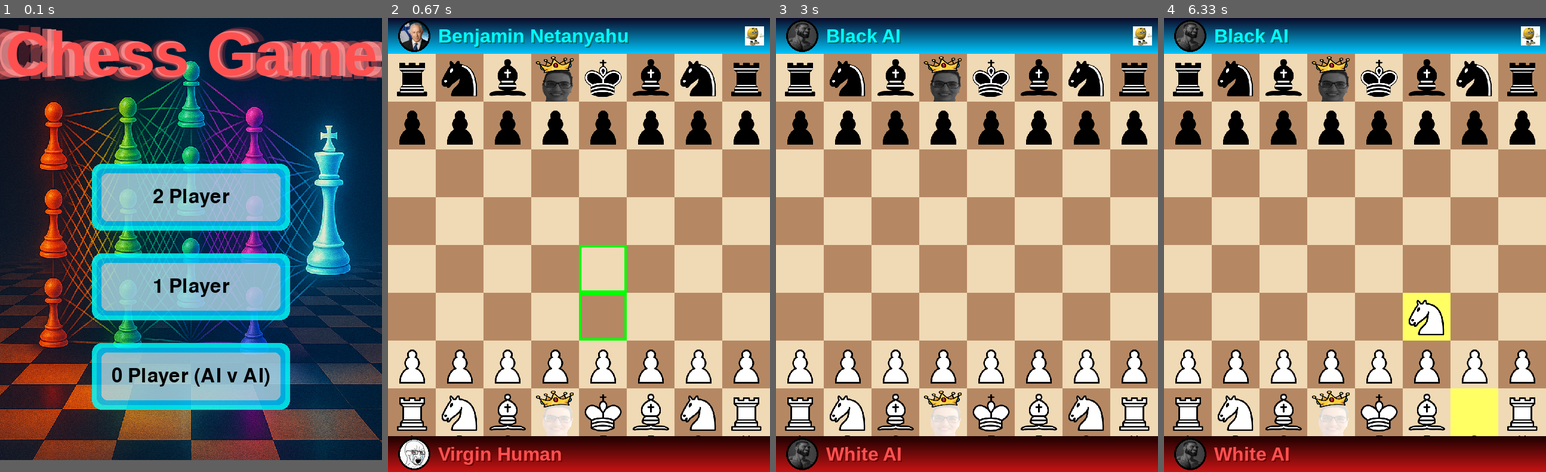
Above: before the commit, frames 1-4 (left to right).
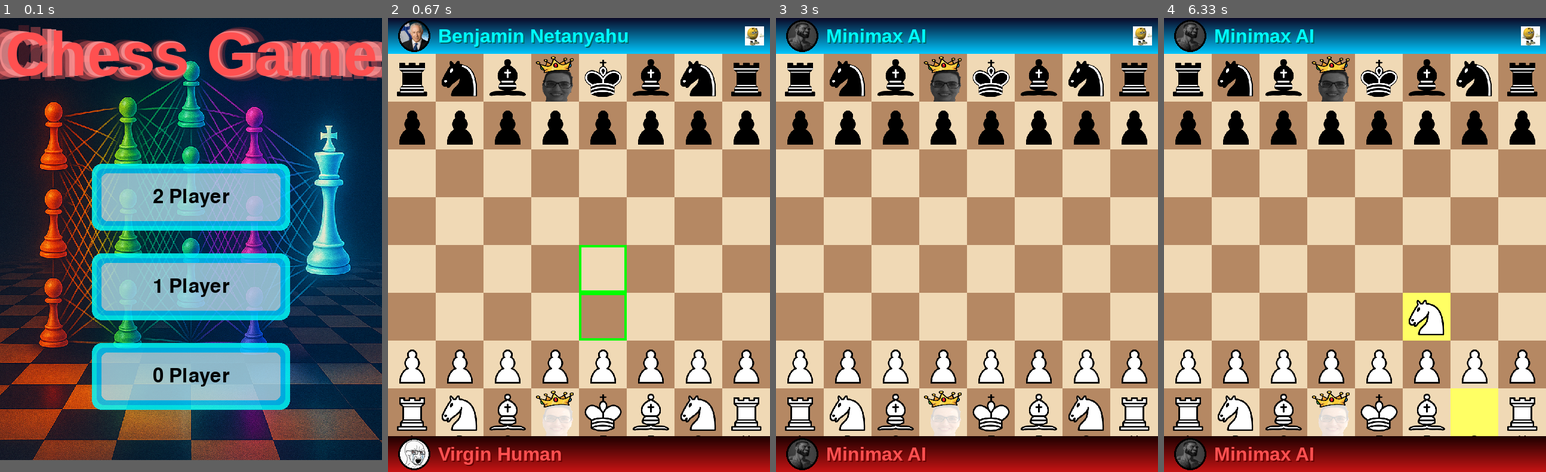
Above: after the commit, the same moments.

Repository: eladk333/Chess
Game: pygame game, started from main.py
Same seed, same stepped clock (60 frames per second), same inputs: the game is played once before the commit and once after it.
Inputs (mouse positions are in pixels of both pictures, inside the frame that each line leads up to):
- Up to frame 1 (0.1 s): no input
- Up to frame 2 (0.67 s): press the mouse at (579, 195) at 0.37 s; move the mouse to (582, 281) at 0.47 s; release the mouse at (590, 372) at 0.6 s
- Up to frame 3 (3 s): click (1005, 276) at 0.72 s; press the mouse at (1142, 36) at 1.03 s; move the mouse to (1016, 104) at 1.13 s; release the mouse at (886, 172) at 1.27 s; press the mouse at (829, 49) at 1.37 s; move the mouse to (882, 72) at 1.47 s; release the mouse at (936, 99) at 1.6 s; press the mouse at (1142, 36) at 1.7 s; move the mouse to (982, 136) at 1.8 s; release the mouse at (825, 231) at 1.93 s; press the mouse at (967, 326) at 2.03 s; move the mouse to (978, 372) at 2.13 s; release the mouse at (993, 417) at 2.27 s; press the mouse at (967, 376) at 2.37 s; move the mouse to (905, 240) at 2.47 s; release the mouse at (844, 99) at 2.6 s; press the mouse at (967, 376) at 2.7 s; move the mouse to (963, 317) at 2.8 s; release the mouse at (963, 263) at 2.93 s
- Up to frame 4 (6.33 s): no input

The runs differ from the first frame. In frame 1, 0.7% of the frame differs, in the area x 29-71%, y 76-82%; in frame 2, nothing differs; in frame 3, 1.0%, in the area x 13-40%, y 2-98%; in frame 4, 1.0%.

Commit message:
Changed some ui stuff for 0 player mode

Diff:
--- a/game.py
+++ b/game.py
@@ -9,7 +9,7 @@
 def run_game(mode="pvp", player_color="white", ai_setup=None):
     pygame.init()
 
-    layout, board, images, (top_name, top_img), (bottom_name, bottom_img) = load_game_assets(mode, player_color)
+    layout, board, images, (top_name, top_img), (bottom_name, bottom_img) = load_game_assets(mode, player_color, ai_setup)
     screen = pygame.display.set_mode((layout.screen_width, layout.screen_height))
     pygame.display.set_caption("Chess Game")
     font = pygame.font.SysFont(None, 48)
--- a/game_setup.py
+++ b/game_setup.py
@@ -28,7 +28,7 @@
         "ai": load_icon(PLAYER_PICTURES["ai"])
     }
 
-def load_game_assets(mode="pvp", player_color="white"):
+def load_game_assets(mode="pvp", player_color="white", ai_setup=None):
     layout = BoardArea(top=60, bottom=60, left=0, right=0, flipped=(mode == "pve" and player_color == "black"))
 
     board = chess.Board()
@@ -39,9 +39,12 @@
         top = (PLAYER_NAMES["ai"], icons["ai"])
         bottom = (PLAYER_NAMES["p1"], icons["p1"])
     elif mode == "eve":
-        # Both are AI!
-        top = ("Black AI", icons["ai"])
-        bottom = ("White AI", icons["ai"])
+        if ai_setup:
+            top = (f'{ai_setup["black"].capitalize()} AI', icons["ai"])
+            bottom = (f'{ai_setup["white"].capitalize()} AI', icons["ai"])
+        else:
+            top = ("Black AI", icons["ai"])
+            bottom = ("White AI", icons["ai"])
     else:
         top = (PLAYER_NAMES["p2"], icons["p2"])
         bottom = (PLAYER_NAMES["p1"], icons["p1"])
--- a/menu.py
+++ b/menu.py
@@ -64,7 +64,7 @@
         draw_title(screen, "Chess Game", title_center)
         draw_button(screen, "2 Player", pvp_button, font)
         draw_button(screen, "1 Player", ai_button, font)
-        draw_button(screen, "0 Player (AI v AI)", zero_p_button, font)
+        draw_button(screen, "0 Player", zero_p_button, font)
         pygame.display.flip()
 
         for event in pygame.event.get():
